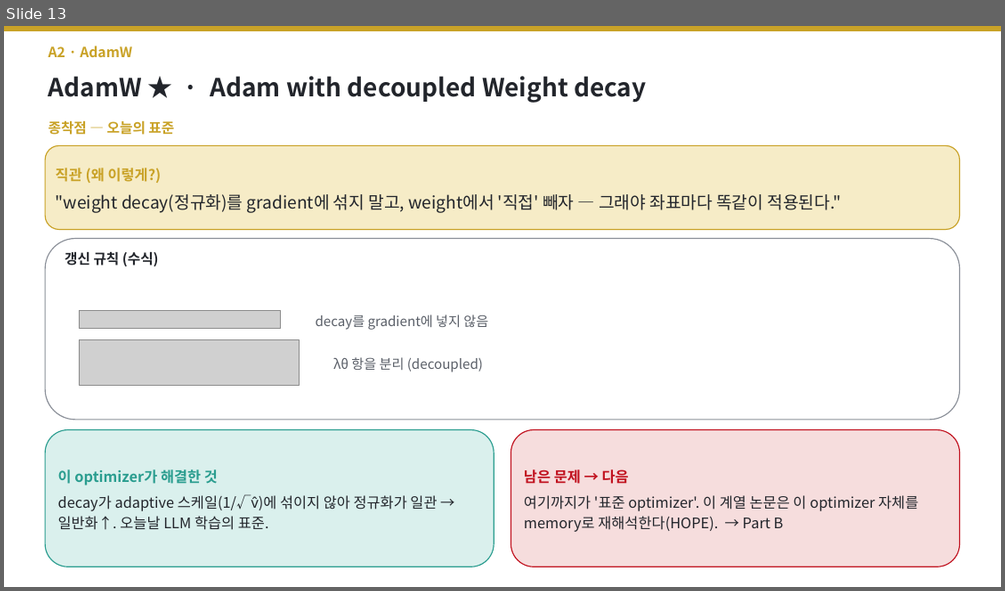
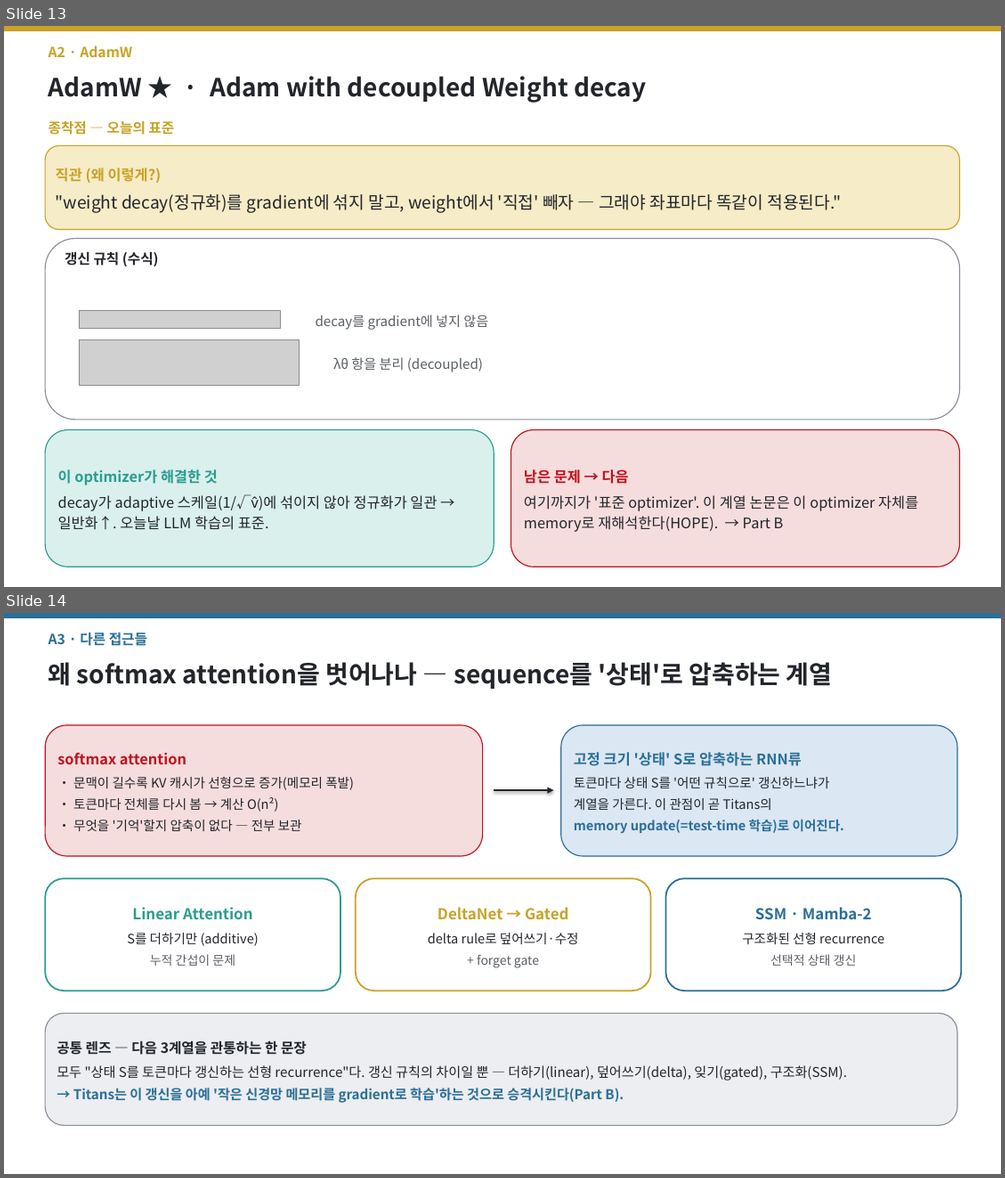
Before and after one commit to jimmylegendary/neural-memory-study, a slide deck: seminar/TTT-seminar.pptx. Shown one above the other, each under a label of ours: slide 13 before the commit, slides 13 and 14 after it. The pictures are 1005x591 and 1005x1178 pixels, drawn with LibreOffice and Linux fonts; fonts in the diff are those of the drawing; grey boxes stand for pictures. Boxes give left, top, right and bottom in pixels: in the first picture for what was removed or moved away, otherwise in the second. Text is boxed around its words. In the diff, an @@ line names an element or a change of style, - is before the commit and + after.

```diff
--- a/seminar/TTT-seminar.pptx
+++ b/seminar/TTT-seminar.pptx
@@ slide 14 added at bbox=[4, 613, 1001, 1174], background #FFFFFF @@
@@ rectangle added at bbox=[4, 613, 1001, 617], fill #2A6F97, outline #2A6F97 1 pt @@
@@ text added at bbox=[48, 632, 147, 646], 13.5 pt, text #2A6F97, bold @@
+A3 · 다른 접근들
@@ text added at bbox=[48, 662, 833, 689], 24 pt, text #22252B, bold @@
+왜 softmax attention을 벗어나나 — sequence를 '상태'로 압축하는 계열
@@ rounded rectangle added at bbox=[45, 725, 483, 856], fill #F6DDDD, outline #C1121F 1 pt, 12.5 pt, text #22252B @@
+softmax attention
+• 문맥이 길수록 KV 캐시가 선형으로 증가(메모리 폭발)
+• 토큰마다 전체를 다시 봄 → 계산 O(n²)
+• 무엇을 '기억'할지 압축이 없다 — 전부 보관
@@ rounded rectangle added at bbox=[561, 725, 957, 856], fill #DBE7F3, outline #2A6F97 1 pt, 12.5 pt, text #2A6F97, bold @@
+고정 크기 '상태' S로 압축하는 RNN류
+토큰마다 상태 S를 '어떤 규칙으로' 갱신하느냐가
+계열을 가른다. 이 관점이 곧 Titans의
+memory update(=test-time 학습)로 이어진다.
@@ arrow added from (494, 790) to (554, 790), #22252B 2 pt @@
@@ rounded rectangle added at bbox=[45, 878, 340, 990], fill #FFFFFF, outline #2A9D8F 1.5 pt, 12.5 pt, text #22252B @@
+Linear Attention
+S를 더하기만 (additive)
+누적 간섭이 문제
@@ rounded rectangle added at bbox=[356, 878, 651, 990], fill #FFFFFF, outline #C9A227 1.5 pt, 12.5 pt, text #22252B @@
+DeltaNet → Gated
+delta rule로 덮어쓰기·수정
++ forget gate
@@ rounded rectangle added at bbox=[666, 878, 961, 990], fill #FFFFFF, outline #2A6F97 1.5 pt, 12.5 pt, text #22252B @@
+SSM · Mamba-2
+구조화된 선형 recurrence
+선택적 상태 갱신
@@ rounded rectangle added at bbox=[45, 1013, 957, 1126], fill #ECEEF1, outline #8A8F98 1 pt, 13 pt, text #22252B @@
+공통 렌즈 — 다음 3계열을 관통하는 한 문장
+모두 "상태 S를 토큰마다 갱신하는 선형 recurrence"다. 갱신 규칙의 차이일 뿐 — 더하기(linear), 덮어쓰기(delta), 잊기(gated), 구조화(SSM).
+→ Titans는 이 갱신을 아예 '작은 신경망 메모리를 gradient로 학습'하는 것으로 승격시킨다(Part B).
```
Also in this commit, not shown: 22 other slides added, 15 other files.
